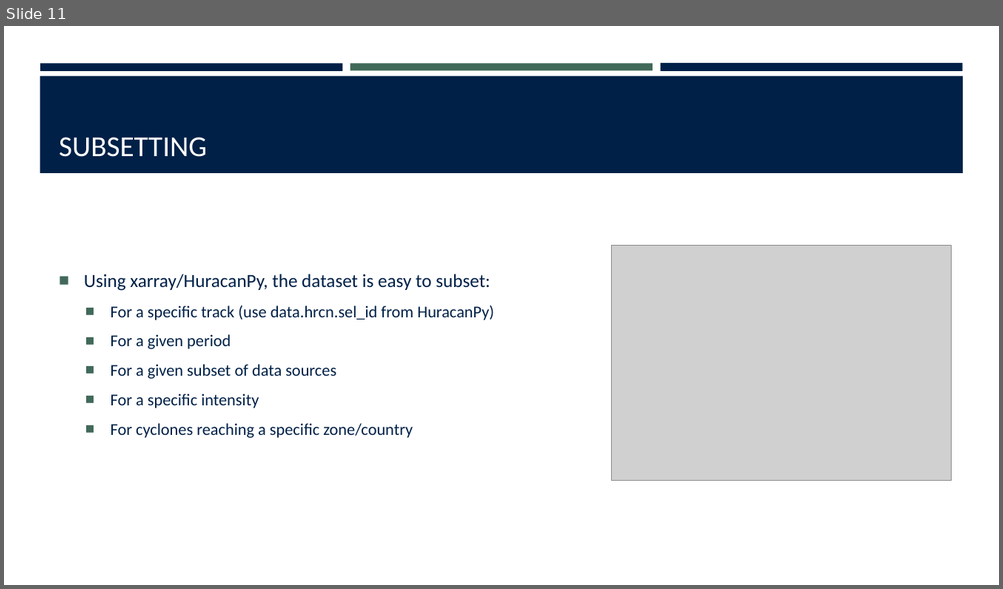
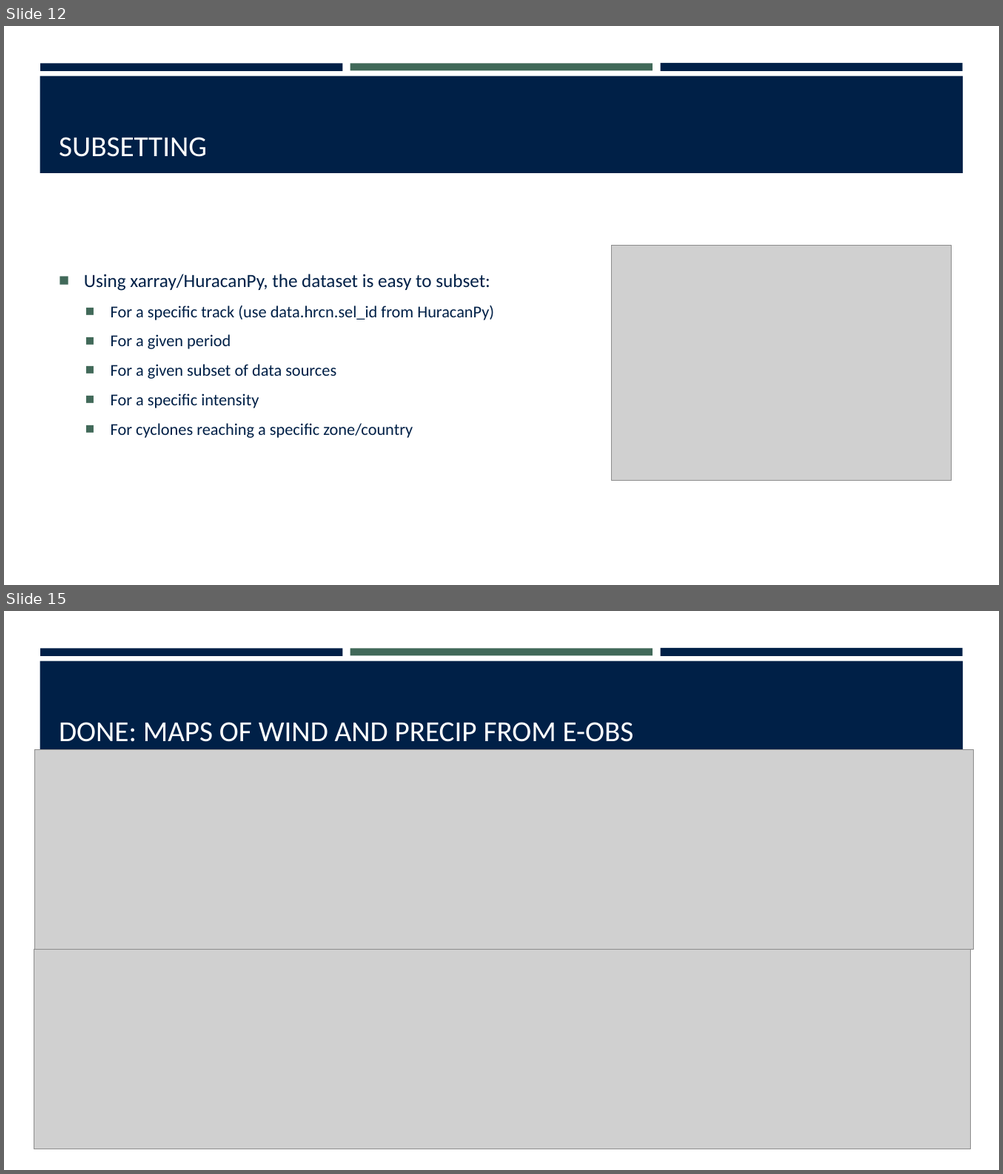
Before and after one commit to Huracan-project/extended-ibtracs, a slide deck: extended_ibtracs.pptx. Shown one above the other, each under a label of ours: slide 11 before the commit, slides 12 and 15 after it; the slides between them are not shown. The pictures are 1003x589 and 1003x1174 pixels, drawn with LibreOffice and Linux fonts; fonts in the diff are those of the drawing; grey boxes stand for pictures. Boxes give left, top, right and bottom in pixels: in the first picture for what was removed or moved away, otherwise in the second. Text is boxed around its words. In the diff, an @@ line names an element or a change of style, - is before the commit and + after.

```diff
--- a/extended_ibtracs.pptx
+++ b/extended_ibtracs.pptx
@@ slide 15 added at [4,611,999,1170], background #FFFFFF; not listed: 4 template elements that a slide beside it also shows @@
@@ title added at [59,722,634,742], 28 pt, text #FFFFFF @@
+DONE: MAPS OF WIND AND PRECIP FROM E-OBS
@@ picture added at [34,750,973,950] @@
@@ picture added at [34,950,970,1150] @@
@@ what was slide 11 is now slide 12 @@
```
Also in this commit, not shown: 2 slides changed, 3 other slides added, 3 slides removed.
